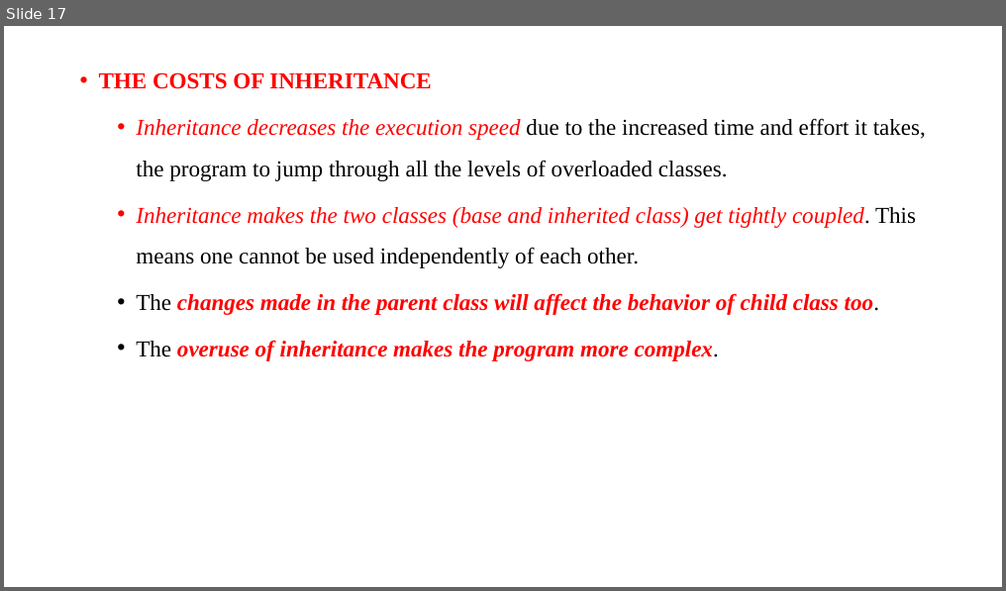
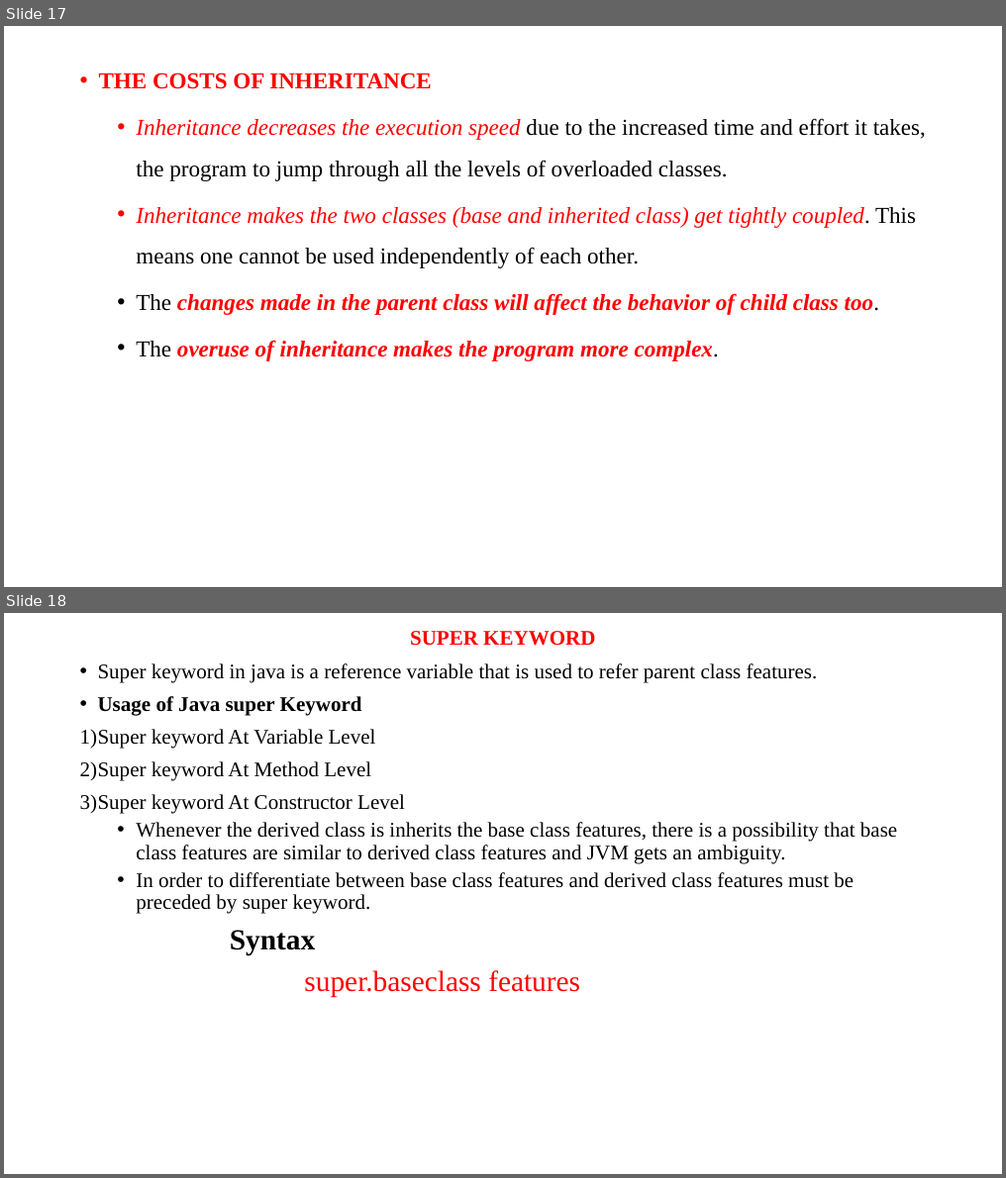
Before and after one commit to anvesh1987/Java-Programs-CSE-G, a slide deck: UNIT –II.ppt. Shown one above the other, each under a label of ours: slide 17 before the commit, slides 17 and 18 after it. The pictures are 1006x591 and 1006x1178 pixels, drawn with LibreOffice and Linux fonts; fonts in the diff are those of the drawing. Boxes give left, top, right and bottom in pixels: in the first picture for what was removed or moved away, otherwise in the second. Text is boxed around its words. In the diff, an @@ line names an element or a change of style, - is before the commit and + after.

```diff
--- a/UNIT –II.ppt
+++ b/UNIT –II.ppt
@@ slide 18 added at box(4, 613, 1002, 1174), background #FFFFFF @@
@@ text added at box(80, 631, 897, 998), 20 pt, text #000000 @@
+SUPER KEYWORD
+• Super keyword in java is a reference variable that is used to refer parent class features.
+• Usage of Java super Keyword
+1) Super keyword At Variable Level
+2) Super keyword At Method Level
+3) Super keyword At Constructor Level
+  • Whenever the derived class is inherits the base class features, there is a possibility that base class features are similar to derived class features and JVM gets an ambiguity.
+  • In order to differentiate between base class features and derived class features must be preceded by super keyword.
+Syntax
+super.baseclass features
```
Also in this commit, not shown: 4 other slides added.
